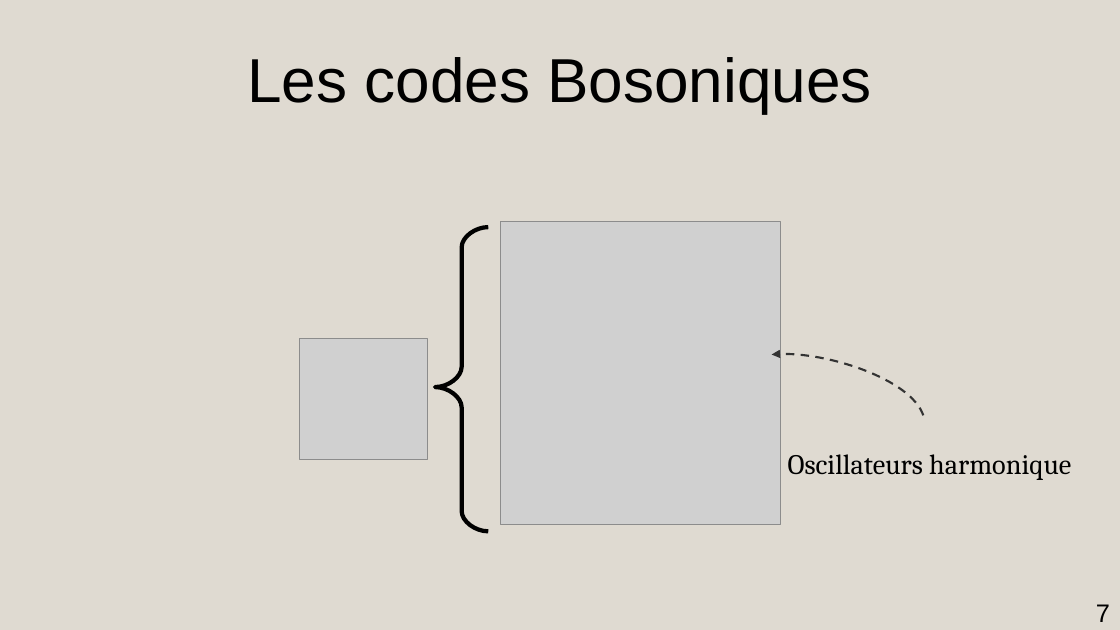
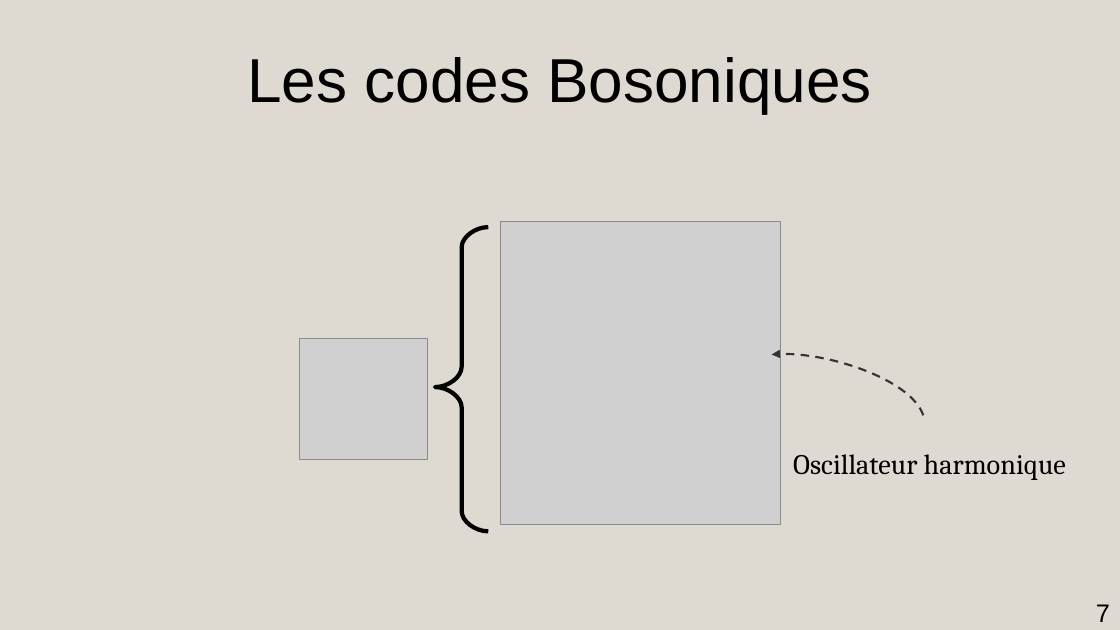
Before and after one commit to AmdaU/presentations, a slide deck: slide 7 of Seminaire/Seminaire.odp. Drawn at 1120x630 pixels with LibreOffice and Linux fonts; fonts in the diff are those of the drawing; grey boxes stand for pictures. Boxes give left, top, right and bottom in pixels: in the first picture for what was removed or moved away, otherwise in the second. Text is boxed around its words. In the diff, an @@ line names an element or a change of style, - is before the commit and + after.

```diff
--- a/Seminaire/Seminaire.odp
+++ b/Seminaire/Seminaire.odp
@@ title at box(793, 454, 1066, 480): text changed @@
-Oscillateurs harmonique
+Oscillateur harmonique
```
Also in this commit, not shown: 2 other slides changed, 3 slides added, 3 slides removed, 1 other file.
